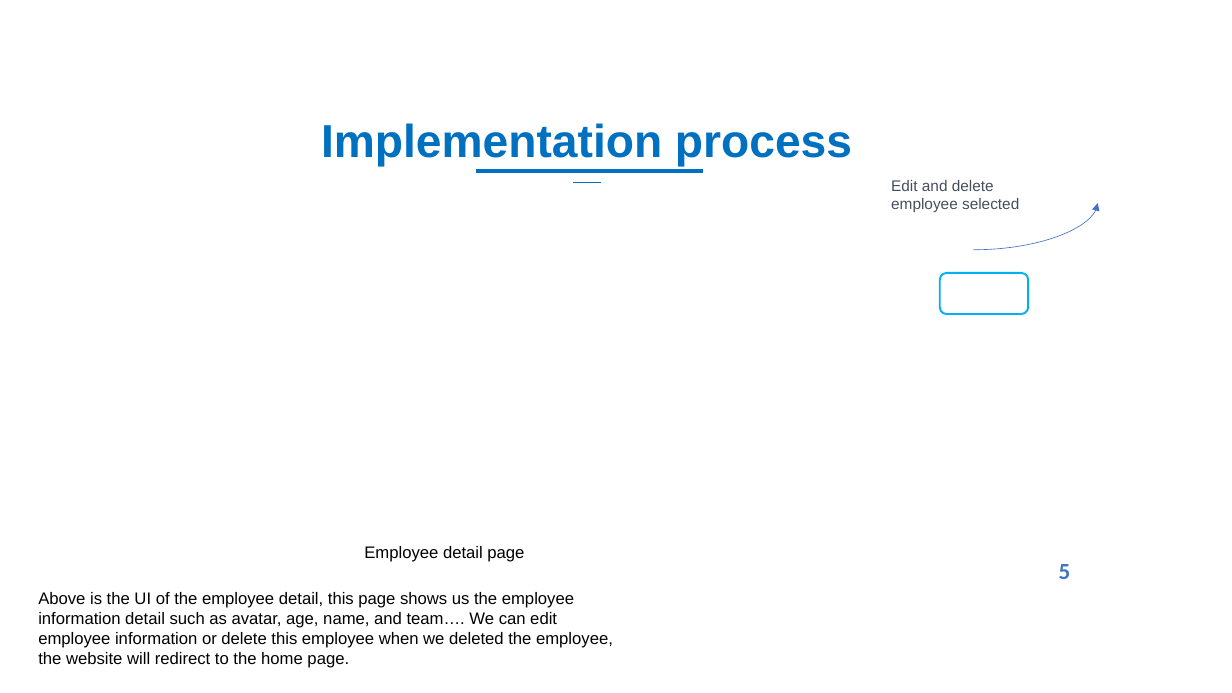
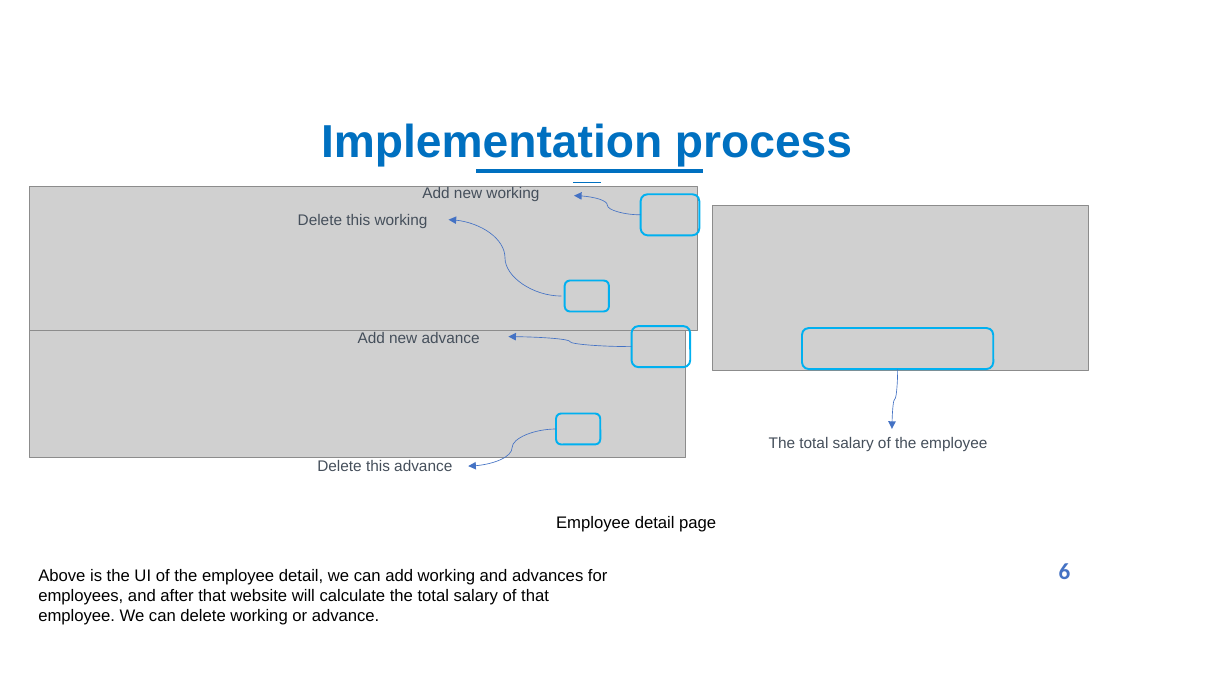
Before and after one commit to NguyenTanPil/employee-management, a slide deck: slide 8 of docs/presontation.pptx. Drawn at 1232x693 pixels with LibreOffice and Linux fonts; fonts in the diff are those of the drawing; grey boxes stand for pictures; background and template pictures are left out. Boxes give left, top, right and bottom in pixels: in the first picture for what was removed or moved away, otherwise in the second. Text is boxed around its words. In the diff, an @@ line names an element or a change of style, - is before the commit and + after.

```diff
--- a/docs/presontation.pptx
+++ b/docs/presontation.pptx
@@ picture added at (30, 187, 699, 331) @@
@@ text added at (422, 185, 539, 201), 12 pt, text #454F5B @@
+Add new working
@@ curved arrow added from (640, 214) to (574, 196), #4472C4 0.5 pt @@
@@ rounded rectangle: place and size @@
-rounded rectangle at (940, 273, 1029, 313)
+rounded rectangle at (640, 194, 699, 235)
@@ picture added at (713, 205, 1088, 371) @@
@@ text removed at (891, 180, 1019, 212) @@
-Edit and delete employee selected
@@ curved arrow removed from (973, 250) to (1098, 203) @@
@@ text added at (298, 214, 428, 228), 12 pt, text #454F5B @@
+Delete this working
@@ curved arrow added from (562, 296) to (448, 220), #4472C4 0.5 pt @@
@@ rounded rectangle added at (565, 281, 609, 312), outline #00B0F0 1.5 pt @@
@@ rounded rectangle added at (632, 326, 690, 367), outline #00B0F0 1.5 pt @@
@@ rounded rectangle added at (802, 328, 994, 369), outline #00B0F0 1.5 pt @@
@@ picture added at (30, 331, 687, 458) @@
@@ text added at (358, 332, 480, 343), 12 pt, text #454F5B @@
+Add new advance
@@ curved arrow added from (632, 347) to (508, 336), #4472C4 0.5 pt @@
@@ curved arrow added from (897, 369) to (892, 429), #4472C4 0.5 pt @@
@@ rounded rectangle added at (556, 414, 601, 445), outline #00B0F0 1.5 pt @@
@@ curved arrow added from (556, 429) to (469, 466), #4472C4 0.5 pt @@
@@ text added at (769, 437, 988, 451), 12 pt, text #454F5B @@
+The total salary of the employee
@@ text added at (317, 460, 452, 471), 12 pt, text #454F5B @@
+Delete this advance
@@ text "Employee detail page": place and size @@
-text "Employee detail page" at (364, 546, 524, 562)
+text "Employee detail page" at (556, 516, 716, 532)
@@ rectangle added at (994, 528, 1136, 616), fill #FFFFFF @@
@@ text at (38, 569, 607, 625): text changed @@
-Above is the UI of the employee detail, this page shows us the employee information detail such as avatar, age, name, and team…. We can edit employee information or delete this employee when we deleted the employee, the website will redirect to the home page.
+Above is the UI of the employee detail, we can add working and advances for employees, and after that website will calculate the total salary of that employee. We can delete working or advance.
@@ text at (1059, 563, 1071, 579): text changed @@
-5
+6
```
Also in this commit, not shown: 2 other slides changed, 4 slides added, 6 other files.
